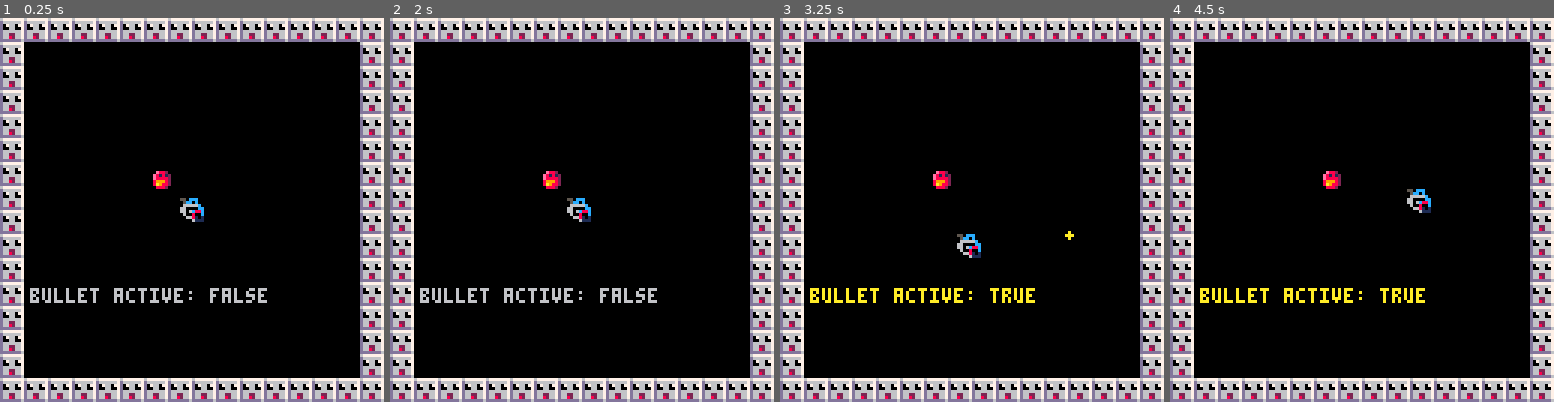
Above: before the commit, frames 1-4 (left to right).
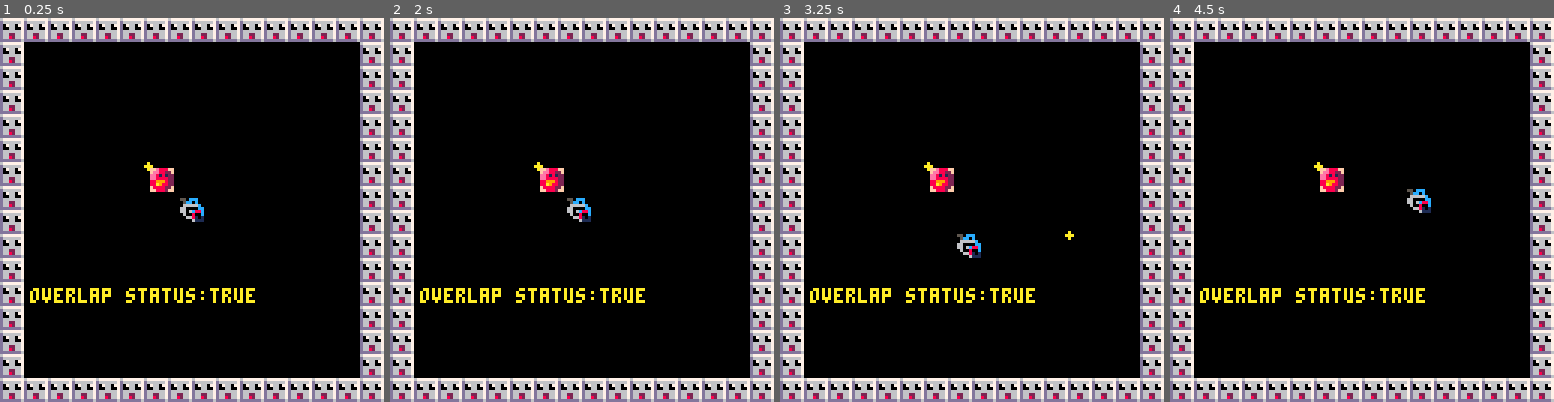
Above: after the commit, the same moments.

Repository: matskm/lessonCarts
Game: PICO-8 cartridge fang.p8
The game is run twice, just before and just after one commit, with the same random seed, the same clock (stepped at 60 frames per second) and the same inputs.
Inputs:
- Up to frame 1 (0.25 s): no input
- Up to frame 2 (2 s): tap O (Z key) at 0.33, 0.7, 1.43 s; hold Left from 1.97 s (still down)
- Up to frame 3 (3.25 s): tap O (Z key) at 2.22, 3.1 s; release Left at 2.37 s; hold Down 2.42-2.82 s; hold Right from 2.87 s (still down)
- Up to frame 4 (4.5 s): release Right at 3.53 s; hold Up 3.58-4.08 s; tap O (Z key) at 3.98 s; hold Right from 4.13 s (still down)

The runs differ from the first frame. In frame 1, 1.6% of the frame differs, in the area x 7-70%, y 37-75%; in frame 2, 1.6%; in frame 3, 0.8%; in frame 4, 0.8%.

Commit message:
dummy bullet works

Diff:
--- a/fang.p8
+++ b/fang.p8
@@ -10,6 +10,11 @@
 
 bx=50
 by=50
+
+-- dummy bullet
+dbx=49
+dby=49
+
 
 lft_edge=8
 rit_edge=112
@@ -39,23 +44,21 @@
 
 function isoverlap(ax,ay,bx,by,asiz,bsiz)
 
-  rtn = "false"
-
-  --ax >= (bx-8)
-  --ax <= (bd+8)
-
-  --ay >= (by-8)
-  --ay <= (by+8)
+  --ax >= (bx-asiz)
+  --ax <= (bx+bsiz)
+
+  --ay >= (by-asiz)
+  --ay <= (by+bsiz)
 
   --if( () and () and () and () and) then
     -- stuff
   --end
 
-  if( (ax >= (bx-asiz)) and (ax <= (bd+bsiz)) and (ay >= (by-asiz)) and (ay <= (by+bsiz)) ) then
-    rtn = "true"
-  end
-
-
+  if( (ax >= (bx-asiz)) and (ax <= (bx+bsiz)) and (ay >= (by-asiz)) and (ay <= (by+bsiz)) ) then
+    return true
+  else
+    return false
+  end
 
 end
 
@@ -87,12 +90,21 @@
  spr(001,px,py)
  spr(003,bx,by)
 
+--dummy bullet draw
+circfill(dbx,dby,1,10)
+
  map(0,0,0,0,16,16)
 
  draw_bullets()
 
- print("bullet active:",10,90)
- print(bulletone["active"],70,90)
+ printdebug()
+end
+
+function printdebug()
+ --print("bullet active:",10,90)
+ --print(bulletone["active"],70,90)
+ print ("overlap status:",10,90)
+ print (isoverlap(dbx-1,dby-1,bx,by,3,8),70,90)
 end
 
 function draw_bullets()
@@ -204,14 +216,14 @@
 
 
 __gfx__
-00000000550ccc006777777700000000000000000000000000000000000000000000000000000000000000000000000000000000000000000000000000000000
-0000000005cc0c00d666666700e88200000000000000000000000000000000000000000000000000000000000000000000000000000000000000000000000000
-00700700066666c0d07660770e818120000000000000000000000000000000000000000000000000000000000000000000000000000000000000000000000000
-00077000660000ccd00660070e888820000000000000000000000000000000000000000000000000000000000000000000000000000000000000000000000000
-000770006606c88cd666666708999820000000000000000000000000000000000000000000000000000000000000000000000000000000000000000000000000
-007007000600800cd662266708a98820000000000000000000000000000000000000000000000000000000000000000000000000000000000000000000000000
-0000000000668101d668266700888200000000000000000000000000000000000000000000000000000000000000000000000000000000000000000000000000
-0000000000006111ddddddd600000000000000000000000000000000000000000000000000000000000000000000000000000000000000000000000000000000
+00000000550ccc0067777777ffe888ff000000000000000000000000000000000000000000000000000000000000000000000000000000000000000000000000
+0000000005cc0c00d6666667fee8822f000000000000000000000000000000000000000000000000000000000000000000000000000000000000000000000000
+00700700066666c0d0766077ee818122000000000000000000000000000000000000000000000000000000000000000000000000000000000000000000000000
+00077000660000ccd0066007ee888822000000000000000000000000000000000000000000000000000000000000000000000000000000000000000000000000
+000770006606c88cd666666788999822000000000000000000000000000000000000000000000000000000000000000000000000000000000000000000000000
+007007000600800cd662266788a98822000000000000000000000000000000000000000000000000000000000000000000000000000000000000000000000000
+0000000000668101d6682667f888822f000000000000000000000000000000000000000000000000000000000000000000000000000000000000000000000000
+0000000000006111ddddddd6ff8882ff000000000000000000000000000000000000000000000000000000000000000000000000000000000000000000000000
 __gff__
 0000010000000000000000000000000000000000000000000000000000000000000000000000000000000000000000000000000000000000000000000000000000000000000000000000000000000000000000000000000000000000000000000000000000000000000000000000000000000000000000000000000000000000
 0000000000000000000000000000000000000000000000000000000000000000000000000000000000000000000000000000000000000000000000000000000000000000000000000000000000000000000000000000000000000000000000000000000000000000000000000000000000000000000000000000000000000000
